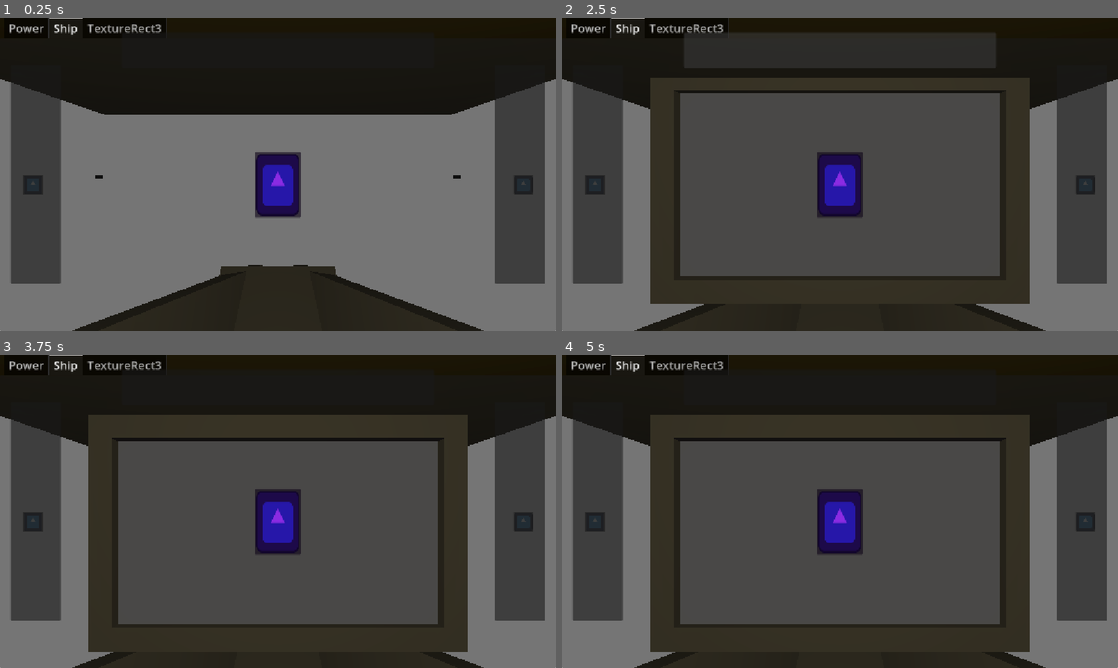
Above: before the commit, frames 1-4 (two rows, left to right).
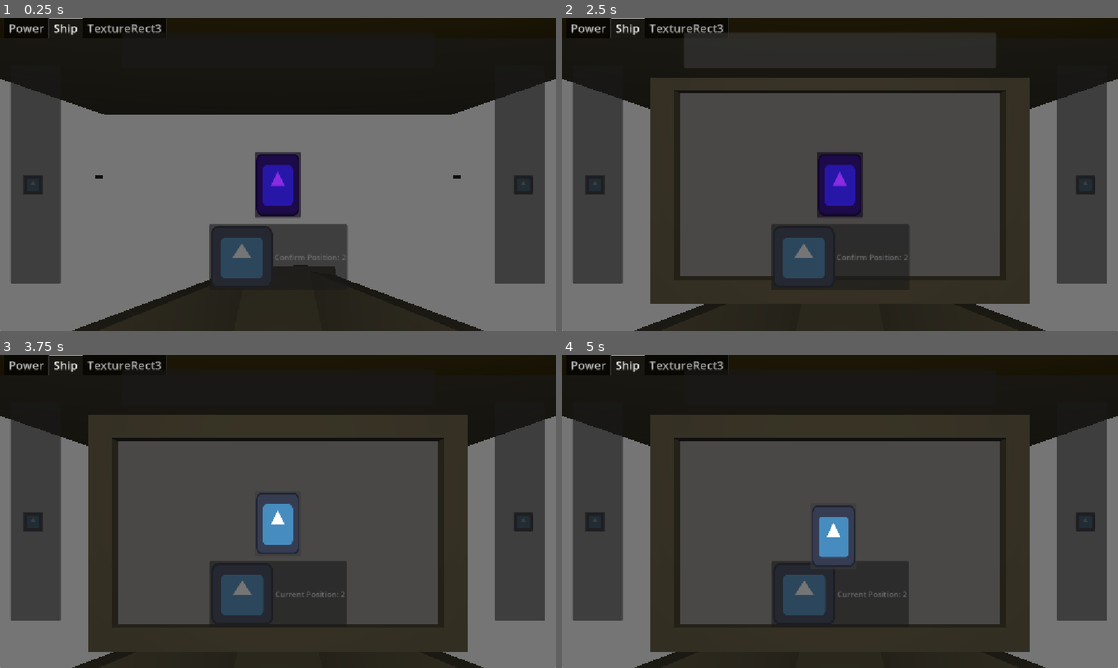
Above: after the commit, the same moments.

Repository: T3RRAT/Tether
Game: Godot game, scene res://Scenes/game.tscn
Same seed, same stepped clock (60 frames per second), same inputs: the game is played once before the commit and once after it. The engine's default icon, where the game draws it, is replaced by a stand-in: a white triangle on a blue panel in a dark square. Sound files missing from this copy of the repository are replaced by a short silence.
Inputs (mouse positions are in pixels of both pictures, inside the frame that each line leads up to):
- Up to frame 1 (0.25 s): no input
- Up to frame 2 (2.5 s): click (595, 174) at 0.5 s; click (1084, 174) at 1.25 s; click (840, 49) at 2 s
- Up to frame 3 (3.75 s): tap Enter at 2.75 s; move the mouse to (400, 495) at 2.77 s; hold D (Go Right) 2.78-3.5 s; tap \ (Check) at 2.85 s; click (400, 495) at 2.92 s; click (278, 520) at 3.5 s
- Up to frame 4 (5 s): tap Space (Confirm Action) at 4.25 s; drag from (728, 527) to (812, 574) at 4.27 s

The runs differ from the first frame. In frame 1, 3.8% of the frame differs, in the area x 37-63%, y 65-85%; in frame 2, 4.0%; in frame 3, 6.4%; in frame 4, 6.4%, in the area x 37-63%, y 42-86%.
Error in both runs: Invalid assignment of property or key 'visible' with value of type 'bool' on a base object of type 'null instance'. (res://Scripts/computer.gd:26)

Commit message:
Minesweeper
Attempted making minesweeper

Diff:
--- a/Scenes/computer.tscn
+++ b/Scenes/computer.tscn
@@ -4,6 +4,8 @@
 [ext_resource type="Script" uid="uid://dwbgh7q06vkj7" path="res://Scripts/computer.gd" id="1_m1ujp"]
 [ext_resource type="Script" uid="uid://cxf4wvw6bmtf5" path="res://Scripts/shipTab.gd" id="3_3cxpa"]
 [ext_resource type="Shader" uid="uid://btfykxbl42d8l" path="res://Scripts/computer.gdshader" id="3_7h0tq"]
+[ext_resource type="Script" uid="uid://dhvdrssnwfs2a" path="res://Scripts/minesweeper.gd" id="4_8u73g"]
+[ext_resource type="FontFile" uid="uid://dpkc5p4heusbr" path="res://Assets/augiepixel.ttf" id="4_m7p0i"]
 [ext_resource type="Shader" uid="uid://ccsqya2nbhx2y" path="res://Scripts/blur.gdshader" id="5_3cxpa"]
 
 [sub_resource type="ViewportTexture" id="ViewportTexture_yf5fn"]
@@ -66,7 +68,7 @@
 
 [sub_resource type="Animation" id="Animation_3cxpa"]
 resource_name = "Blur Animation"
-length = 0.39999999999999997
+length = 0.4
 tracks/0/type = "value"
 tracks/0/imported = false
 tracks/0/enabled = true
@@ -318,6 +320,437 @@
 mouse_filter = 2
 icon = ExtResource("1_4xga7")
 
+[node name="Confirm Button" type="Button" parent="Control/TabContainer/Ship" unique_id=1196104405]
+z_index = -1
+layout_mode = 1
+anchors_preset = 8
+anchor_left = 0.5
+anchor_top = 0.5
+anchor_right = 0.5
+anchor_bottom = 0.5
+offset_left = -139.0
+offset_top = 82.0
+offset_right = 139.0
+offset_bottom = 218.0
+grow_horizontal = 2
+grow_vertical = 2
+pivot_offset_ratio = Vector2(0.5, 0.5)
+mouse_filter = 2
+text = "Confirm Position: "
+icon = ExtResource("1_4xga7")
+
+[node name="Minigames" type="Control" parent="Control/TabContainer/Ship" unique_id=2113248723]
+visible = false
+layout_mode = 1
+anchors_preset = 8
+anchor_left = 0.5
+anchor_top = 0.5
+anchor_right = 0.5
+anchor_bottom = 0.5
+grow_horizontal = 2
+grow_vertical = 2
+
+[node name="Minesweeper" type="GridContainer" parent="Control/TabContainer/Ship/Minigames" unique_id=2144897839]
+layout_mode = 1
+anchors_preset = 8
+anchor_left = 0.5
+anchor_top = 0.5
+anchor_right = 0.5
+anchor_bottom = 0.5
+offset_left = -106.0
+offset_top = -106.0
+offset_right = 106.0
+offset_bottom = 106.0
+grow_horizontal = 2
+grow_vertical = 2
+pivot_offset_ratio = Vector2(0.5, 0.5)
+columns = 4
+script = ExtResource("4_8u73g")
+
+[node name="1,1" type="ColorRect" parent="Control/TabContainer/Ship/Minigames/Minesweeper" unique_id=1691177709]
+custom_minimum_size = Vector2(50, 50)
+layout_mode = 2
+
+[node name="Label" type="RichTextLabel" parent="Control/TabContainer/Ship/Minigames/Minesweeper/1,1" unique_id=1714131099]
+layout_mode = 1
+anchors_preset = 8
+anchor_left = 0.5
+anchor_top = 0.5
+anchor_right = 0.5
+anchor_bottom = 0.5
+offset_left = -20.0
+offset_top = -20.0
+offset_right = 20.0
+offset_bottom = 20.0
+grow_horizontal = 2
+grow_vertical = 2
+theme_override_colors/default_color = Color(0, 0, 0, 1)
+theme_override_fonts/normal_font = ExtResource("4_m7p0i")
+theme_override_font_sizes/normal_font_size = 32
+text = "1"
+horizontal_alignment = 1
+vertical_alignment = 1
+
+[node name="2,1" type="ColorRect" parent="Control/TabContainer/Ship/Minigames/Minesweeper" unique_id=2066883407]
+custom_minimum_size = Vector2(50, 50)
+layout_mode = 2
+
+[node name="Label" type="RichTextLabel" parent="Control/TabContainer/Ship/Minigames/Minesweeper/2,1" unique_id=303347290]
+layout_mode = 1
+anchors_preset = 8
+anchor_left = 0.5
+anchor_top = 0.5
+anchor_right = 0.5
+anchor_bottom = 0.5
+offset_left = -20.0
+offset_top = -20.0
+offset_right = 20.0
+offset_bottom = 20.0
+grow_horizontal = 2
+grow_vertical = 2
+theme_override_colors/default_color = Color(0, 0, 0, 1)
+theme_override_fonts/normal_font = ExtResource("4_m7p0i")
+theme_override_font_sizes/normal_font_size = 32
+text = "1"
+horizontal_alignment = 1
+vertical_alignment = 1
+
+[node name="3,1" type="ColorRect" parent="Control/TabContainer/Ship/Minigames/Minesweeper" unique_id=807329083]
+custom_minimum_size = Vector2(50, 50)
+layout_mode = 2
+
+[node name="Label" type="RichTextLabel" parent="Control/TabContainer/Ship/Minigames/Minesweeper/3,1" unique_id=296048890]
+layout_mode = 1
+anchors_preset = 8
+anchor_left = 0.5
+anchor_top = 0.5
+anchor_right = 0.5
+anchor_bottom = 0.5
+offset_left = -20.0
+offset_top = -20.0
+offset_right = 20.0
+offset_bottom = 20.0
+grow_horizontal = 2
+grow_vertical = 2
+theme_override_colors/default_color = Color(0, 0, 0, 1)
+theme_override_fonts/normal_font = ExtResource("4_m7p0i")
+theme_override_font_sizes/normal_font_size = 32
+text = "1"
+horizontal_alignment = 1
+vertical_alignment = 1
+
+[node name="4,1" type="ColorRect" parent="Control/TabContainer/Ship/Minigames/Minesweeper" unique_id=458200583]
+custom_minimum_size = Vector2(50, 50)
+layout_mode = 2
+
+[node name="Label" type="RichTextLabel" parent="Control/TabContainer/Ship/Minigames/Minesweeper/4,1" unique_id=653766019]
+layout_mode = 1
+anchors_preset = 8
+anchor_left = 0.5
+anchor_top = 0.5
+anchor_right = 0.5
+anchor_bottom = 0.5
+offset_left = -20.0
+offset_top = -20.0
+offset_right = 20.0
+offset_bottom = 20.0
+grow_horizontal = 2
+grow_vertical = 2
+theme_override_colors/default_color = Color(0, 0, 0, 1)
+theme_override_fonts/normal_font = ExtResource("4_m7p0i")
+theme_override_font_sizes/normal_font_size = 32
+text = "1"
+horizontal_alignment = 1
+vertical_alignment = 1
+
+[node name="1,2" type="ColorRect" parent="Control/TabContainer/Ship/Minigames/Minesweeper" unique_id=920650554]
+custom_minimum_size = Vector2(50, 50)
+layout_mode = 2
+
+[node name="Label" type="RichTextLabel" parent="Control/TabContainer/Ship/Minigames/Minesweeper/1,2" unique_id=2101190839]
+layout_mode = 1
+anchors_preset = 8
+anchor_left = 0.5
+anchor_top = 0.5
+anchor_right = 0.5
+anchor_bottom = 0.5
+offset_left = -20.0
+offset_top = -20.0
+offset_right = 20.0
+offset_bottom = 20.0
+grow_horizontal = 2
+grow_vertical = 2
+theme_override_colors/default_color = Color(0, 0, 0, 1)
+theme_override_fonts/normal_font = ExtResource("4_m7p0i")
+theme_override_font_sizes/normal_font_size = 32
+text = "1"
+horizontal_alignment = 1
+vertical_alignment = 1
+
+[node name="2,2" type="ColorRect" parent="Control/TabContainer/Ship/Minigames/Minesweeper" unique_id=1917230698]
+custom_minimum_size = Vector2(50, 50)
+layout_mode = 2
+
+[node name="Label" type="RichTextLabel" parent="Control/TabContainer/Ship/Minigames/Minesweeper/2,2" unique_id=663570828]
+layout_mode = 1
+anchors_preset = 8
+anchor_left = 0.5
+anchor_top = 0.5
+anchor_right = 0.5
+anchor_bottom = 0.5
+offset_left = -20.0
+offset_top = -20.0
+offset_right = 20.0
+offset_bottom = 20.0
+grow_horizontal = 2
+grow_vertical = 2
+theme_override_colors/default_color = Color(0, 0, 0, 1)
+theme_override_fonts/normal_font = ExtResource("4_m7p0i")
+theme_override_font_sizes/normal_font_size = 32
+text = "1"
+horizontal_alignment = 1
+vertical_alignment = 1
+
+[node name="3,2" type="ColorRect" parent="Control/TabContainer/Ship/Minigames/Minesweeper" unique_id=1483811844]
+custom_minimum_size = Vector2(50, 50)
+layout_mode = 2
+
+[node name="Label" type="RichTextLabel" parent="Control/TabContainer/Ship/Minigames/Minesweeper/3,2" unique_id=442273383]
+layout_mode = 1
+anchors_preset = 8
+anchor_left = 0.5
+anchor_top = 0.5
+anchor_right = 0.5
+anchor_bottom = 0.5
+offset_left = -20.0
+offset_top = -20.0
+offset_right = 20.0
+offset_bottom = 20.0
+grow_horizontal = 2
+grow_vertical = 2
+theme_override_colors/default_color = Color(0, 0, 0, 1)
+theme_override_fonts/normal_font = ExtResource("4_m7p0i")
+theme_override_font_sizes/normal_font_size = 32
+text = "1"
+horizontal_alignment = 1
+vertical_alignment = 1
+
+[node name="4,2" type="ColorRect" parent="Control/TabContainer/Ship/Minigames/Minesweeper" unique_id=1465582764]
+custom_minimum_size = Vector2(50, 50)
+layout_mode = 2
+
+[node name="Label" type="RichTextLabel" parent="Control/TabContainer/Ship/Minigames/Minesweeper/4,2" unique_id=1452513361]
+layout_mode = 1
+anchors_preset = 8
+anchor_left = 0.5
+anchor_top = 0.5
+anchor_right = 0.5
+anchor_bottom = 0.5
+offset_left = -20.0
+offset_top = -20.0
+offset_right = 20.0
+offset_bottom = 20.0
+grow_horizontal = 2
+grow_vertical = 2
+theme_override_colors/default_color = Color(0, 0, 0, 1)
+theme_override_fonts/normal_font = ExtResource("4_m7p0i")
+theme_override_font_sizes/normal_font_size = 32
+text = "1"
+horizontal_alignment = 1
+vertical_alignment = 1
+
+[node name="1,3" type="ColorRect" parent="Control/TabContainer/Ship/Minigames/Minesweeper" unique_id=649504899]
+custom_minimum_size = Vector2(50, 50)
+layout_mode = 2
+
+[node name="Label" type="RichTextLabel" parent="Control/TabContainer/Ship/Minigames/Minesweeper/1,3" unique_id=861191689]
+layout_mode = 1
+anchors_preset = 8
+anchor_left = 0.5
+anchor_top = 0.5
+anchor_right = 0.5
+anchor_bottom = 0.5
+offset_left = -20.0
+offset_top = -20.0
+offset_right = 20.0
+offset_bottom = 20.0
+grow_horizontal = 2
+grow_vertical = 2
+theme_override_colors/default_color = Color(0, 0, 0, 1)
+theme_override_fonts/normal_font = ExtResource("4_m7p0i")
+theme_override_font_sizes/normal_font_size = 32
+text = "1"
+horizontal_alignment = 1
+vertical_alignment = 1
+
+[node name="2,3" type="ColorRect" parent="Control/TabContainer/Ship/Minigames/Minesweeper" unique_id=638331337]
+custom_minimum_size = Vector2(50, 50)
+layout_mode = 2
+
+[node name="Label" type="RichTextLabel" parent="Control/TabContainer/Ship/Minigames/Minesweeper/2,3" unique_id=316192524]
+layout_mode = 1
+anchors_preset = 8
+anchor_left = 0.5
+anchor_top = 0.5
+anchor_right = 0.5
+anchor_bottom = 0.5
+offset_left = -20.0
+offset_top = -20.0
+offset_right = 20.0
+offset_bottom = 20.0
+grow_horizontal = 2
+grow_vertical = 2
+theme_override_colors/default_color = Color(0, 0, 0, 1)
+theme_override_fonts/normal_font = ExtResource("4_m7p0i")
+theme_override_font_sizes/normal_font_size = 32
+text = "1"
+horizontal_alignment = 1
+vertical_alignment = 1
+
+[node name="3,3" type="ColorRect" parent="Control/TabContainer/Ship/Minigames/Minesweeper" unique_id=956264251]
+custom_minimum_size = Vector2(50, 50)
+layout_mode = 2
+
+[node name="Label" type="RichTextLabel" parent="Control/TabContainer/Ship/Minigames/Minesweeper/3,3" unique_id=130743116]
+layout_mode = 1
+anchors_preset = 8
+anchor_left = 0.5
+anchor_top = 0.5
+anchor_right = 0.5
+anchor_bottom = 0.5
+offset_left = -20.0
+offset_top = -20.0
+offset_right = 20.0
+offset_bottom = 20.0
+grow_horizontal = 2
+grow_vertical = 2
+theme_override_colors/default_color = Color(0, 0, 0, 1)
+theme_override_fonts/normal_font = ExtResource("4_m7p0i")
+theme_override_font_sizes/normal_font_size = 32
+text = "1"
+horizontal_alignment = 1
+vertical_alignment = 1
+
+[node name="4,3" type="ColorRect" parent="Control/TabContainer/Ship/Minigames/Minesweeper" unique_id=145753869]
+custom_minimum_size = Vector2(50, 50)
+layout_mode = 2
+
+[node name="Label" type="RichTextLabel" parent="Control/TabContainer/Ship/Minigames/Minesweeper/4,3" unique_id=125706540]
+layout_mode = 1
+anchors_preset = 8
+anchor_left = 0.5
+anchor_top = 0.5
+anchor_right = 0.5
+anchor_bottom = 0.5
+offset_left = -20.0
+offset_top = -20.0
+offset_right = 20.0
+offset_bottom = 20.0
+grow_horizontal = 2
+grow_vertical = 2
+theme_override_colors/default_color = Color(0, 0, 0, 1)
+theme_override_fonts/normal_font = ExtResource("4_m7p0i")
+theme_override_font_sizes/normal_font_size = 32
+text = "1"
+horizontal_alignment = 1
+vertical_alignment = 1
+
+[node name="1,4" type="ColorRect" parent="Control/TabContainer/Ship/Minigames/Minesweeper" unique_id=663197535]
+custom_minimum_size = Vector2(50, 50)
+layout_mode = 2
+
+[node name="Label" type="RichTextLabel" parent="Control/TabContainer/Ship/Minigames/Minesweeper/1,4" unique_id=910520919]
+layout_mode = 1
+anchors_preset = 8
+anchor_left = 0.5
+anchor_top = 0.5
+anchor_right = 0.5
+anchor_bottom = 0.5
+offset_left = -20.0
+offset_top = -20.0
+offset_right = 20.0
+offset_bottom = 20.0
+grow_horizontal = 2
+grow_vertical = 2
+theme_override_colors/default_color = Color(0, 0, 0, 1)
+theme_override_fonts/normal_font = ExtResource("4_m7p0i")
+theme_override_font_sizes/normal_font_size = 32
+text = "1"
+horizontal_alignment = 1
+vertical_alignment = 1
+
+[node name="2,4" type="ColorRect" parent="Control/TabContainer/Ship/Minigames/Minesweeper" unique_id=1710263797]
+custom_minimum_size = Vector2(50, 50)
+layout_mode = 2
+
+[node name="Label" type="RichTextLabel" parent="Control/TabContainer/Ship/Minigames/Minesweeper/2,4" unique_id=1893006658]
+layout_mode = 1
+anchors_preset = 8
+anchor_left = 0.5
+anchor_top = 0.5
+anchor_right = 0.5
+anchor_bottom = 0.5
+offset_left = -20.0
+offset_top = -20.0
+offset_right = 20.0
+offset_bottom = 20.0
+grow_horizontal = 2
+grow_vertical = 2
+theme_override_colors/default_color = Color(0, 0, 0, 1)
+theme_override_fonts/normal_font = ExtResource("4_m7p0i")
+theme_override_font_sizes/normal_font_size = 32
+text = "1"
+horizontal_alignment = 1
+vertical_alignment = 1
+
+[node name="3,4" type="ColorRect" parent="Control/TabContainer/Ship/Minigames/Minesweeper" unique_id=967683739]
+custom_minimum_size = Vector2(50, 50)
+layout_mode = 2
+
+[node name="Label" type="RichTextLabel" parent="Control/TabContainer/Ship/Minigames/Minesweeper/3,4" unique_id=980064029]
+layout_mode = 1
+anchors_preset = 8
+anchor_left = 0.5
+anchor_top = 0.5
+anchor_right = 0.5
+anchor_bottom = 0.5
+offset_left = -20.0
+offset_top = -20.0
+offset_right = 20.0
+offset_bottom = 20.0
+grow_horizontal = 2
+grow_vertical = 2
+theme_override_colors/default_color = Color(0, 0, 0, 1)
+theme_override_fonts/normal_font = ExtResource("4_m7p0i")
+theme_override_font_sizes/normal_font_size = 32
+text = "1"
+horizontal_alignment = 1
+vertical_alignment = 1
+
+[node name="4,4" type="ColorRect" parent="Control/TabContainer/Ship/Minigames/Minesweeper" unique_id=1110461523]
+custom_minimum_size = Vector2(50, 50)
+layout_mode = 2
+
+[node name="Label" type="RichTextLabel" parent="Control/TabContainer/Ship/Minigames/Minesweeper/4,4" unique_id=898061499]
+layout_mode = 1
+anchors_preset = 8
+anchor_left = 0.5
+anchor_top = 0.5
+anchor_right = 0.5
+anchor_bottom = 0.5
+offset_left = -20.0
+offset_top = -20.0
+offset_right = 20.0
+offset_bottom = 20.0
+grow_horizontal = 2
+grow_vertical = 2
+theme_override_colors/default_color = Color(0, 0, 0, 1)
+theme_override_fonts/normal_font = ExtResource("4_m7p0i")
+theme_override_font_sizes/normal_font_size = 32
+text = "1"
+horizontal_alignment = 1
+vertical_alignment = 1
+
 [node name="TextureRect3" type="TextureRect" parent="Control/TabContainer" unique_id=1568788166]
 visible = false
 modulate = Color(0.3230459, 0.7567149, 0.09408315, 1)
@@ -349,6 +782,7 @@
 anchor_bottom = 1.0
 grow_horizontal = 2
 grow_vertical = 2
+mouse_filter = 2
 
 [connection signal="button_down" from="Control/TabContainer/Ship/Ship" to="Control/TabContainer/Ship" method="_on_ship_button_down"]
 [connection signal="button_up" from="Control/TabContainer/Ship/Ship" to="Control/TabContainer/Ship" method="_on_ship_button_up"]
--- a/Scenes/game_over_normal.tscn
+++ b/Scenes/game_over_normal.tscn
@@ -27,8 +27,7 @@
 theme_override_font_sizes/normal_font_size = 64
 text = "Operative Status: Deceased
 Time of Death: 0:00
-Cause: Bleeding
-
+Cause: bear5 was a bit hungry sorry
 "
 
 [node name="Button" type="Button" parent="CanvasLayer" unique_id=957514002]
--- /dev/null
+++ b/Scenes/tile.tscn
@@ -0,0 +1,14 @@
+[gd_scene format=3 uid="uid://n6mmv73lpmn6"]
+
+[ext_resource type="Script" uid="uid://gf3o3xqkewq5" path="res://Scripts/tile.gd" id="1_xsjyq"]
+
+[node name="Tile" type="TextureButton" unique_id=1456663302]
+offset_left = -20.0
+offset_top = -20.0
+offset_right = 20.0
+offset_bottom = 20.0
+pivot_offset_ratio = Vector2(0.5, 0.5)
+button_mask = 7
+script = ExtResource("1_xsjyq")
+
+[connection signal="gui_input" from="." to="." method="_on_gui_input"]
--- /dev/null
+++ b/Scripts/minesweeper.gd
@@ -0,0 +1,47 @@
+extends GridContainer
+
+var grid = []
+var height = 3
+var width = 4
+var mines = 3
+
+
+# Called when the node enters the scene tree for the first time.
+func _ready() -> void:
+	pass # Replace with function body.
+
+
+# Called every frame. 'delta' is the elapsed time since the previous frame.
+func _process(delta: float) -> void:
+	pass
+
+
+#func generateBoard(difficulty):
+	## Array of board
+	## select random tiles to have bombs.
+	## tiles around generate numbers
+	## right click to flag
+	## left click to clear tile
+	## boarc completiom = win
+	## hitting a mine = lose
+	#
+	## Initializin the board
+	#for i in width:
+		#grid.append([])
+		#for j in height:
+			#grid[i].append([0])
+			#pass
+		#pass
+	#
+	#
+	## Add Mines
+	#for m in mines:
+		#var minePosHeight = randi_range(0,height)
+		#var minePosWidth = randi_range(0,width)
+		#
+		#while grid[minePosHeight][minePosWidth] != 10:
+			#grid[minePosHeight][minePosWidth] = 10
+		#
+	#
+	#
+	pass
--- a/Scripts/shipTab.gd
+++ b/Scripts/shipTab.gd
@@ -3,6 +3,7 @@
 var dragging = false
 var of = Vector2(0.0,0.0)
 
+var posNumeric = 2
 
 @onready var shipHovering = $"Ship/Hovering Colour"
 @onready var ShipIcon = $Ship
@@ -14,7 +15,7 @@
 
 
 @onready var aniPlayer = $"../../AnimationPlayer"
-
+@onready var confirmButton = $"Confirm Button"
 
 @onready var game = $"../../../../../.."
 @onready var tabs = $".."
@@ -49,20 +50,29 @@
 		if abs(shipLerpPos.x - pos1.x) < abs(shipLerpPos.x - pos2.x):
 			# Lerp Draggable Ship to position 1
 			ShipIcon.position = lerp(ShipIcon.position, shipLerpPos, delta * 6)
+			posNumeric = 1
 		# Else If Draggable Ship is closer to position 3 compared to position 2
 		elif abs(shipLerpPos.x - pos3.x) < abs(shipLerpPos.x - pos2.x):
 			# Lerp Draggable Ship to position 3
 			ShipIcon.position = lerp(ShipIcon.position, shipLerpPos, delta * 6)
+			posNumeric = 3
 		# Else If Draggable Ship isn't closer to pos 1 or pos 3 compared to pos 2
 		else:
 			# Lerp Draggable Ship to position 2
 			ShipIcon.position = lerp(ShipIcon.position, shipLerpPos, delta * 6)
+			posNumeric = 2
+
 
 		#shipHovering.color = Color(shipHovering.color, 0)
 		if shipLerpPos == trueShipPos:
 			ShipIcon.self_modulate = Color.WHITE
+			confirmButton.text = ("Current Position: %d" % posNumeric)
 		else:
 			ShipIcon.self_modulate = Color.BLUE_VIOLET
+			confirmButton.text = ("Confirm Position: %d" % posNumeric)
+
+
+
 
 
 
@@ -93,6 +103,7 @@
 		2:
 			print("Minesweeper")
 			# Fredsweeper frank where are youuuuu
+
 		3:
 			print("Click Box Captcha")
 		4:
--- /dev/null
+++ b/Scripts/tile.gd
@@ -0,0 +1,41 @@
+extends TextureButton
+
+
+var row = 0
+var column = 0
+
+var state = 0
+
+var nearbyMines = 0
+
+var tile_flagged = false
+var tile_hidden = true
+
+
+
+
+
+# Called when the node enters the scene tree for the first time.
+func _ready() -> void:
+	pass # Replace with function body.
+
+
+# Called every frame. 'delta' is the elapsed time since the previous frame.
+func _process(delta: float) -> void:
+	pass
+
+
+
+func _on_gui_input(event: InputEvent) -> void:
+	if event is InputEventMouseButton && event.pressed && tile_hidden:
+		match event.button_index:
+			MOUSE_BUTTON_LEFT:
+
+				pass
+			MOUSE_BUTTON_RIGHT:
+				pass
+			MOUSE_BUTTON_MIDDLE:
+				pass
+
+		pass
+	pass # Replace with function body.
Not shown, added: Scripts/minesweeper.gd.uid
Not shown, added: Scripts/tile.gd.uid
